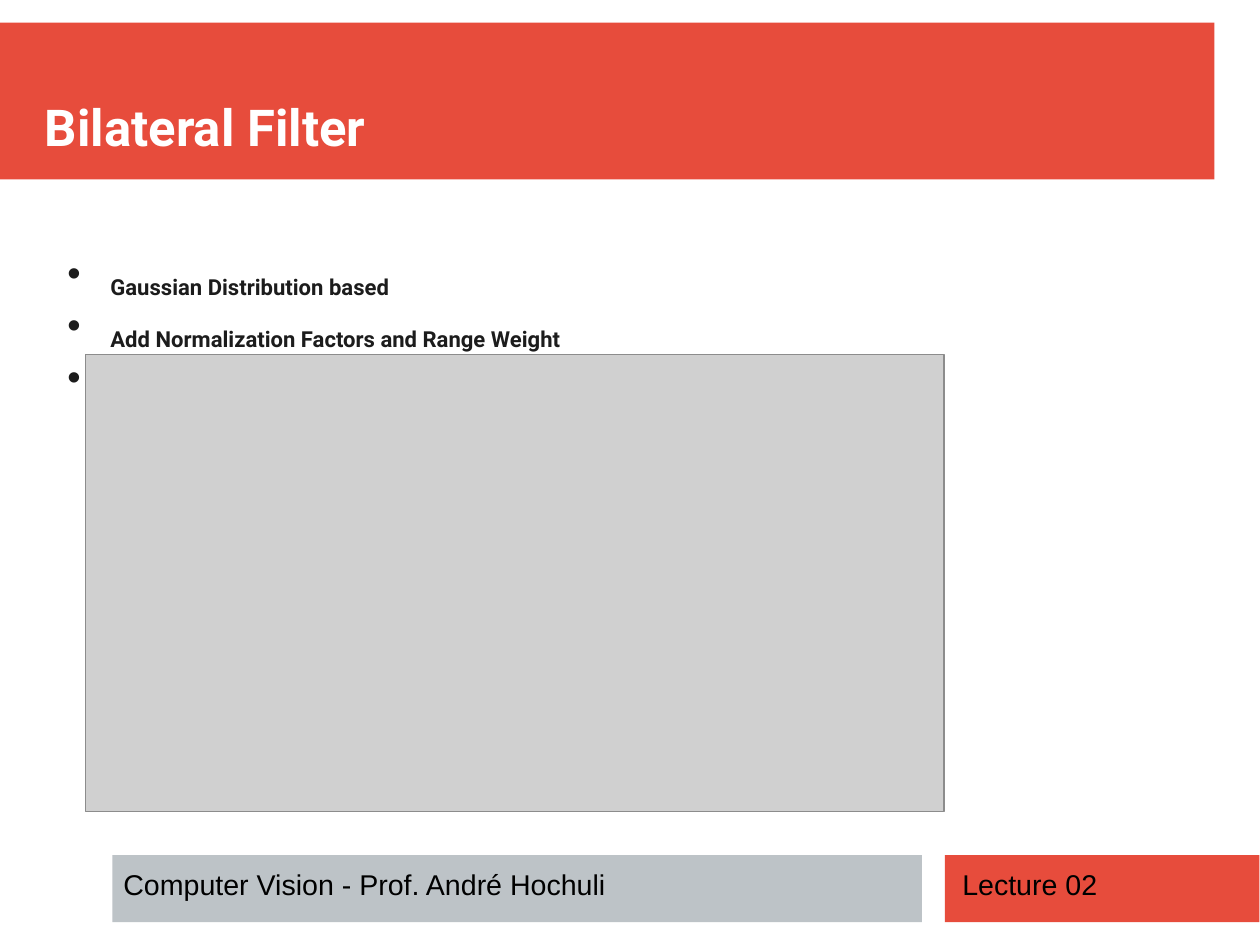
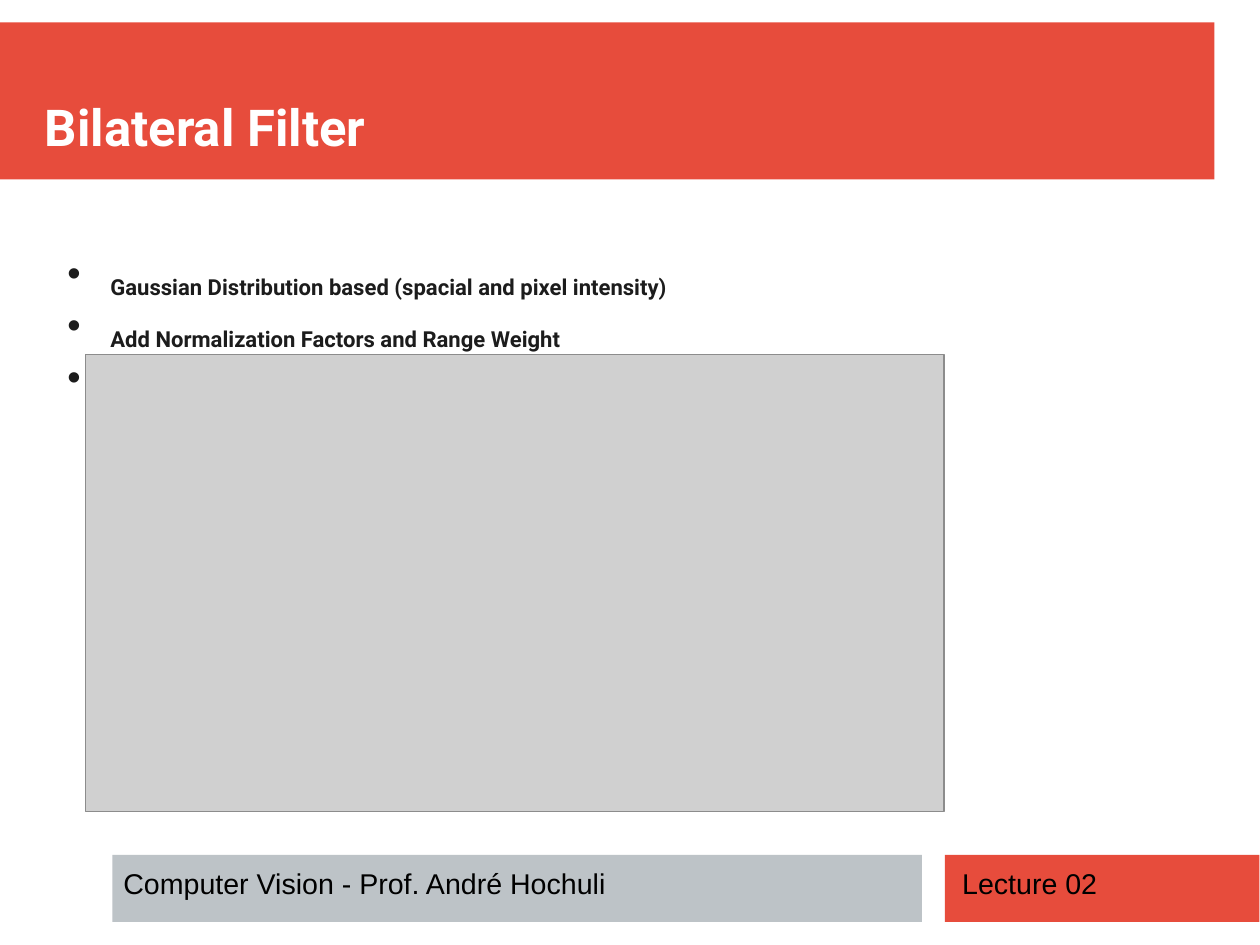
Before and after one commit to andrehochuli/teaching, a slide deck: slide 9 of ComputerVision/Lecture 02 - Image Filtering/Lecture 02 - Image Filtering.pptx. Drawn at 1260x945 pixels with LibreOffice and Linux fonts; fonts in the diff are those of the drawing; grey boxes stand for pictures. Boxes give left, top, right and bottom in pixels: in the first picture for what was removed or moved away, otherwise in the second. Text is boxed around its words. In the diff, an @@ line names an element or a change of style, - is before the commit and + after.

```diff
--- a/ComputerVision/Lecture 02 - Image Filtering/Lecture 02 - Image Filtering.pptx
+++ b/ComputerVision/Lecture 02 - Image Filtering/Lecture 02 - Image Filtering.pptx
@@ text at [110, 278, 666, 300]: text changed @@
-• Gaussian Distribution based
+• Gaussian Distribution based (spacial and pixel intensity)
```
Also in this commit, not shown: 1 other file.
